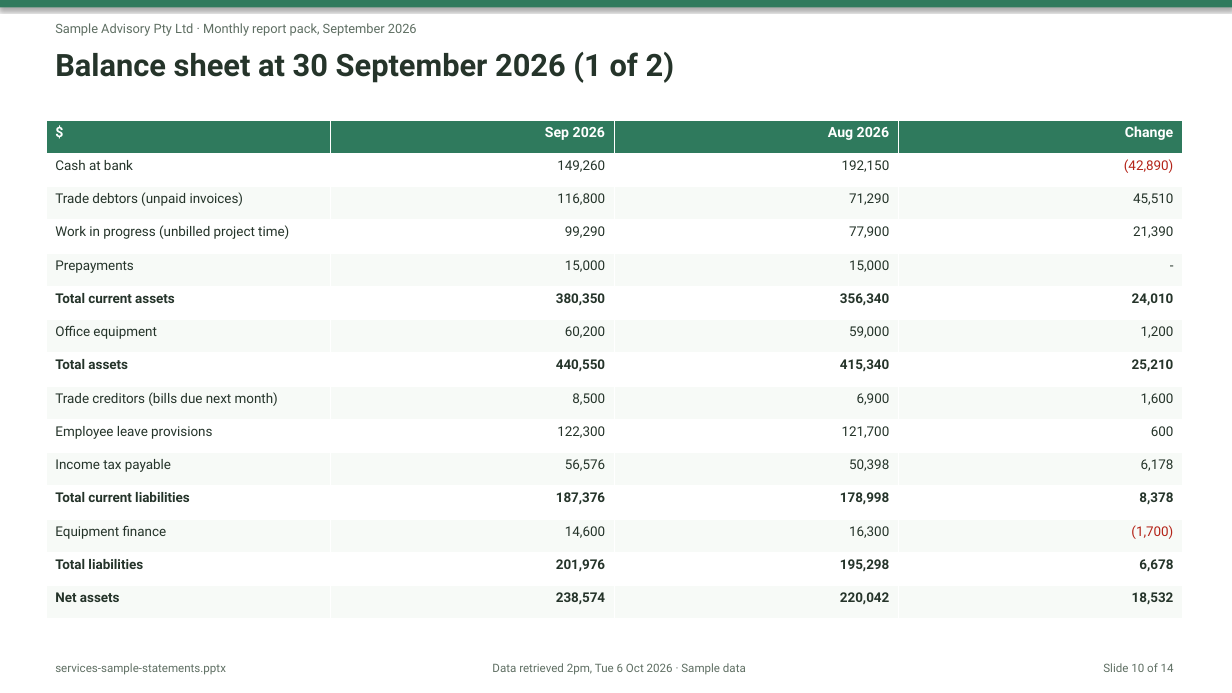
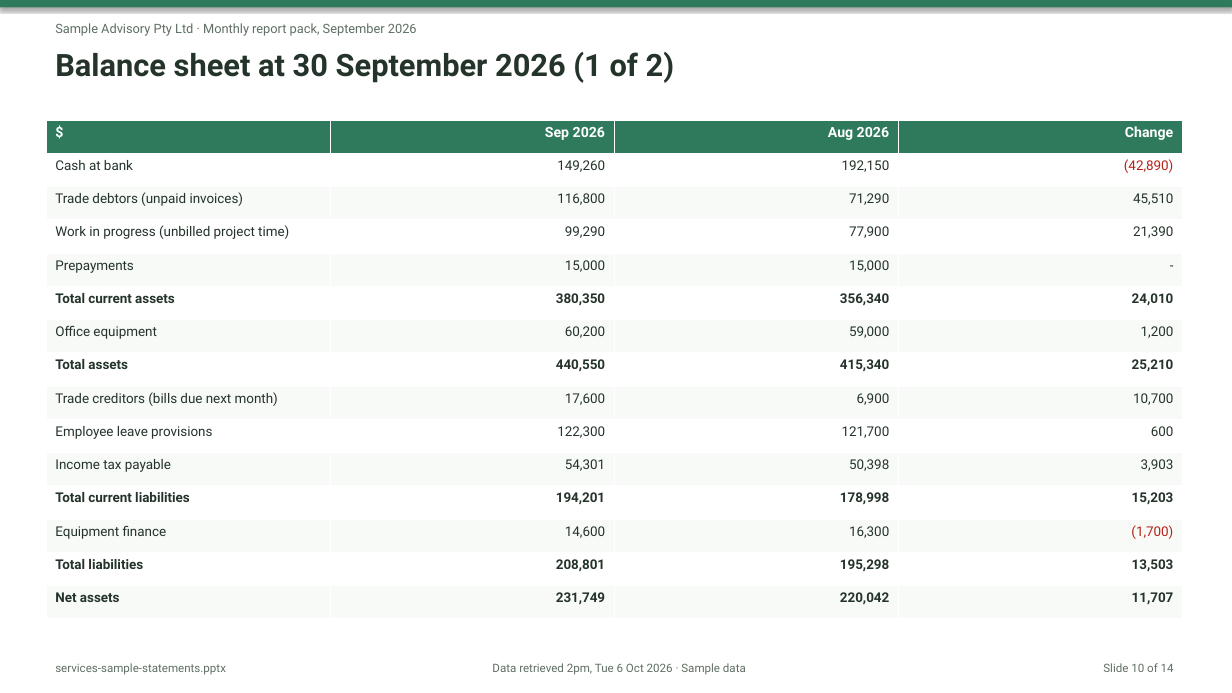
Before and after one commit to nnbooth/3sheets, a slide deck: slide 10 of media/exports/services-sample-statements.pptx. Drawn at 1232x693 pixels with LibreOffice and Linux fonts; fonts in the diff are those of the drawing. Boxes give left, top, right and bottom in pixels: in the first picture for what was removed or moved away, otherwise in the second. Text is boxed around its words. In the diff, an @@ line names an element or a change of style, - is before the commit and + after.

```diff
--- a/media/exports/services-sample-statements.pptx
+++ b/media/exports/services-sample-statements.pptx
@@ table at (x1=46, y1=120, x2=1185, y2=619) @@
-row 9, column 2: 8,500
+row 9, column 2: 17,600
-row 9, column 4: 1,600
+row 9, column 4: 10,700
-row 11, column 2: 56,576
+row 11, column 2: 54,301
-row 11, column 4: 6,178
+row 11, column 4: 3,903
-row 12, column 2: 187,376
+row 12, column 2: 194,201
-row 12, column 4: 8,378
+row 12, column 4: 15,203
-row 14, column 2: 201,976
+row 14, column 2: 208,801
-row 14, column 4: 6,678
+row 14, column 4: 13,503
-row 15, column 2: 238,574
+row 15, column 2: 231,749
-row 15, column 4: 18,532
+row 15, column 4: 11,707
```
Also in this commit, not shown: 9 other slides changed, 44 other files.
